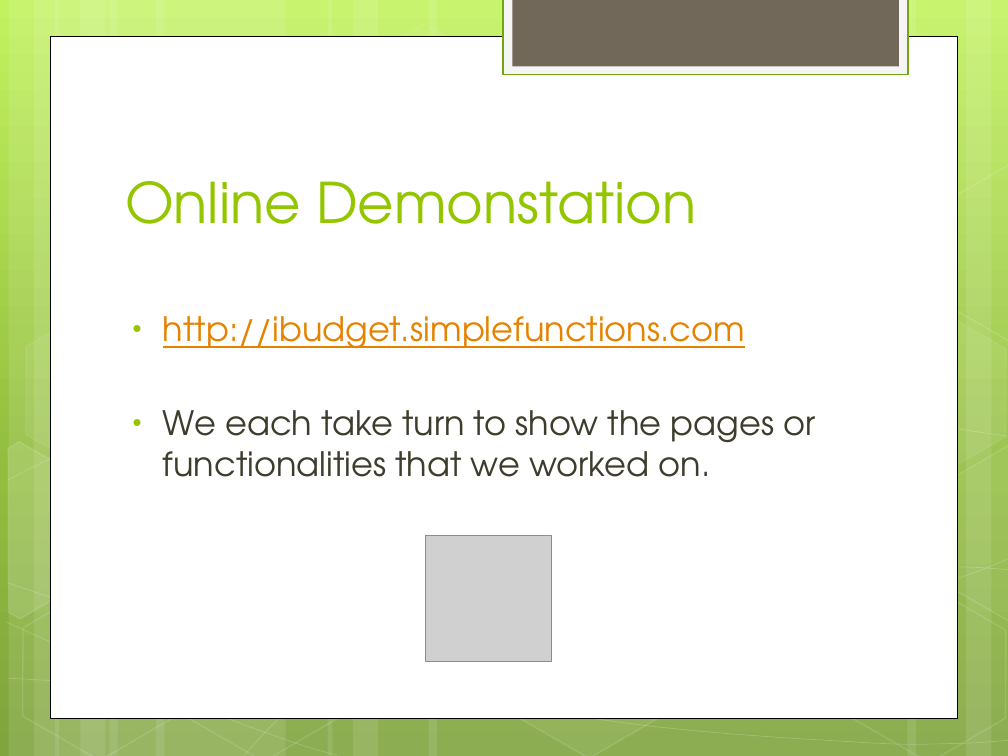
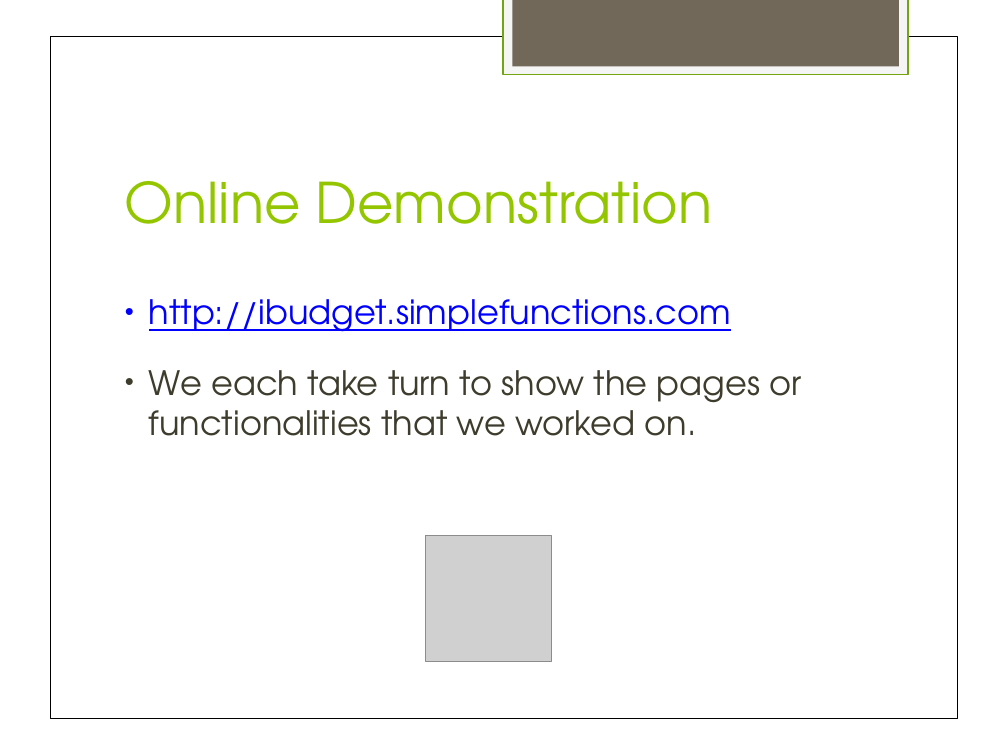
Before and after one commit to hiyenwong/cs679-b1-class-project, a slide deck: slide 26 of deliverables/final/Final Presentation.pptx (slide 24 before the commit). Drawn at 1008x756 pixels with LibreOffice and Linux fonts; fonts in the diff are those of the drawing; grey boxes stand for pictures. Boxes give left, top, right and bottom in pixels: in the first picture for what was removed or moved away, otherwise in the second. Text is boxed around its words. In the diff, an @@ line names an element or a change of style, - is before the commit and + after.

```diff
--- a/deliverables/final/Final Presentation.pptx
+++ b/deliverables/final/Final Presentation.pptx
@@ background gradient #C3F35F to #93BF3F to #81A53E to #FFFFFF @@
@@ fill #FFFFFF at 10% opacity to #FFFFFF in 8 elements at <box>156,0,333,756</box>, <box>55,0,106,756</box>, <box>81,0,164,756</box>, <box>428,0,739,756</box>, <box>328,0,378,756</box>, <box>353,0,436,756</box>, <box>9,0,59,756</box>, <box>34,0,118,756</box> @@
@@ rectangle added at <box>387,2,563,155</box>, fill #FFFFFF, outline #FFFFFF 0.99 pt @@
@@ rectangle at <box>50,36,958,718</box>: outline #000000 0.5 pt to #000000 0.51 pt @@
@@ group removed at <box>0,0,1008,756</box>: 8 freeform shapes, 8 hexagons, 4 rectangles @@
@@ rectangle added at <box>972,143,1008,296</box>, fill #FFFFFF, outline #FFFFFF 0.99 pt @@
@@ text at <box>125,181,713,224</box>: text changed @@
-Online Demonstation
+Online Demonstration
@@ text "http://ibudget.simplefunctions.com" at <box>149,299,801,436</box>: text colour #E68200 to #0000FF in "http://ibudget.simplefunctions.com"; indent changed; less space between paragraphs @@
@@ rectangle added at <box>891,282,1008,435</box>, fill #FFFFFF, outline #FFFFFF 0.99 pt @@
@@ rectangle added at <box>7,382,1008,480</box>, outline #FFFFFF 0.51 pt @@
@@ rectangle added at <box>14,438,153,592</box>, fill #FFFFFF, outline #FFFFFF 0.99 pt @@
@@ rectangle added at <box>809,423,986,577</box>, fill #FFFFFF, outline #FFFFFF 0.99 pt @@
@@ rectangle added at <box>972,423,1008,577</box>, fill #FFFFFF, outline #FFFFFF 0.99 pt @@
@@ rectangle added at <box>7,555,1008,685</box>, outline #FFFFFF 0.51 pt @@
@@ rectangle added at <box>244,565,1008,755</box>, outline #FFFFFF 0.51 pt @@
@@ rectangle added at <box>891,563,1008,717</box>, fill #FFFFFF, outline #FFFFFF 0.99 pt @@
@@ rectangle added at <box>7,583,1008,746</box>, outline #FFFFFF 0.51 pt @@
@@ rectangle added at <box>6,622,338,755</box>, outline #FFFFFF 0.51 pt @@
```
Also in this commit, not shown: 23 other slides changed, 4 slides added, 2 slides removed.
